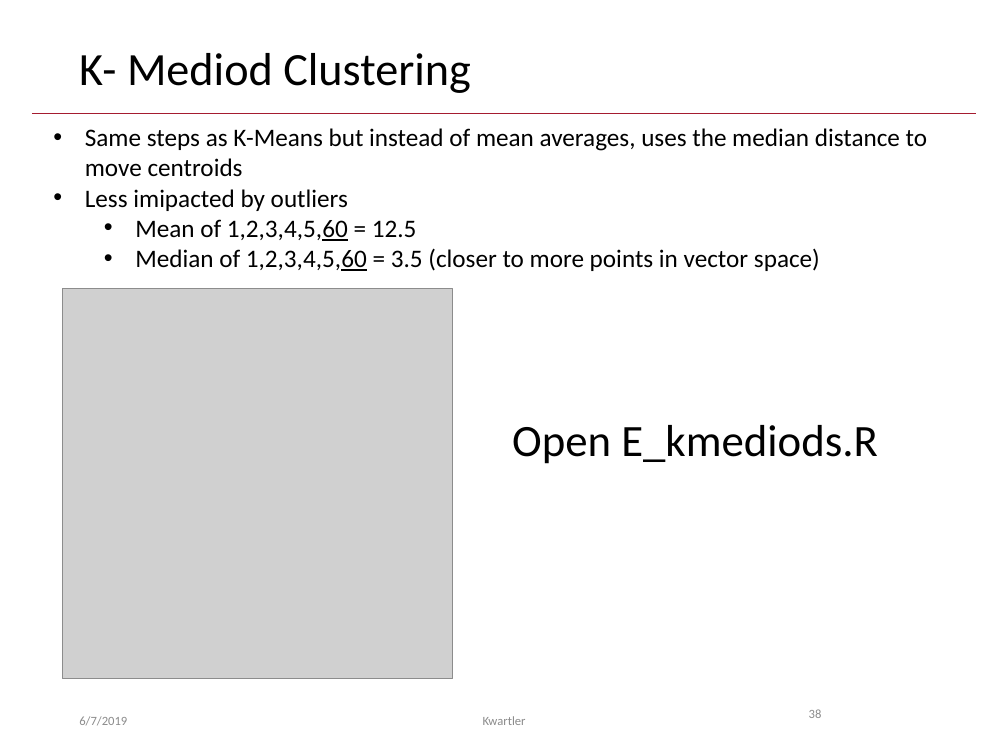
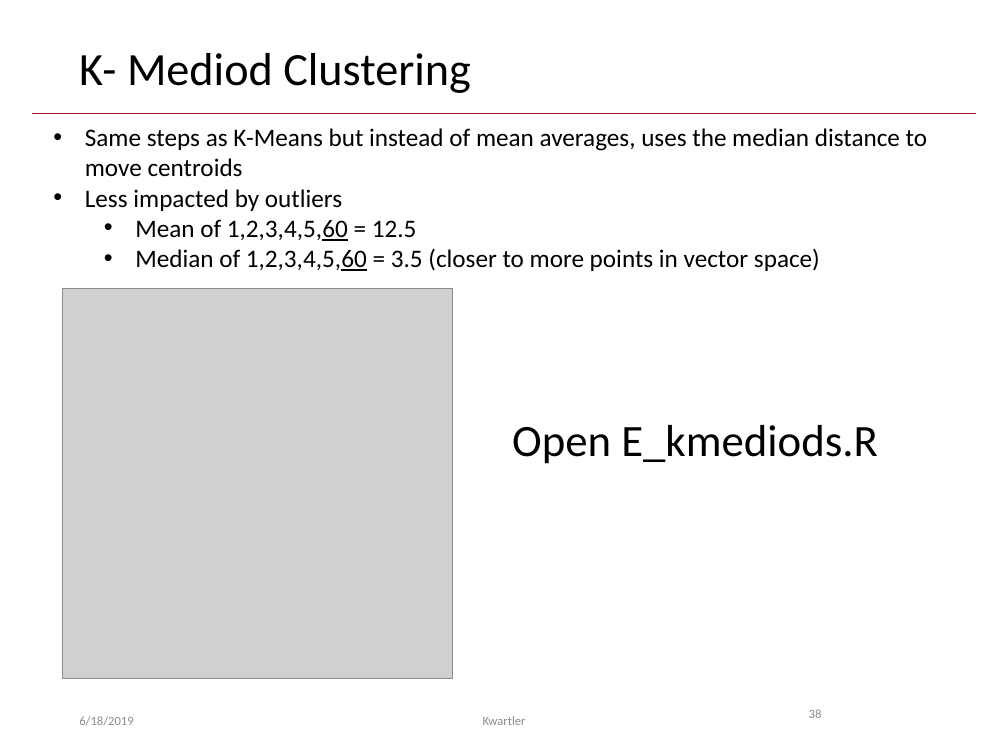
Before and after one commit to kwartler/GSERM_TextMining, a slide deck: slide 38 of C_Wednesday/GSERM_Wedsnesday_UnsupervisedApproaches.pptx. Drawn at 1008x756 pixels with LibreOffice and Linux fonts; fonts in the diff are those of the drawing; grey boxes stand for pictures; background and template pictures are left out. Boxes give left, top, right and bottom in pixels: in the first picture for what was removed or moved away, otherwise in the second. Text is boxed around its words. In the diff, an @@ line names an element or a change of style, - is before the commit and + after.

```diff
--- a/C_Wednesday/GSERM_Wedsnesday_UnsupervisedApproaches.pptx
+++ b/C_Wednesday/GSERM_Wedsnesday_UnsupervisedApproaches.pptx
@@ text at (x1=85, y1=189, x2=342, y2=211): text changed @@
-• Less imipacted by outliers
+• Less impacted by outliers
@@ text at (x1=79, y1=716, x2=133, y2=726): text changed @@
-6/7/2019
+6/18/2019
```
Also in this commit, not shown: 42 other slides changed, 1 other file.
